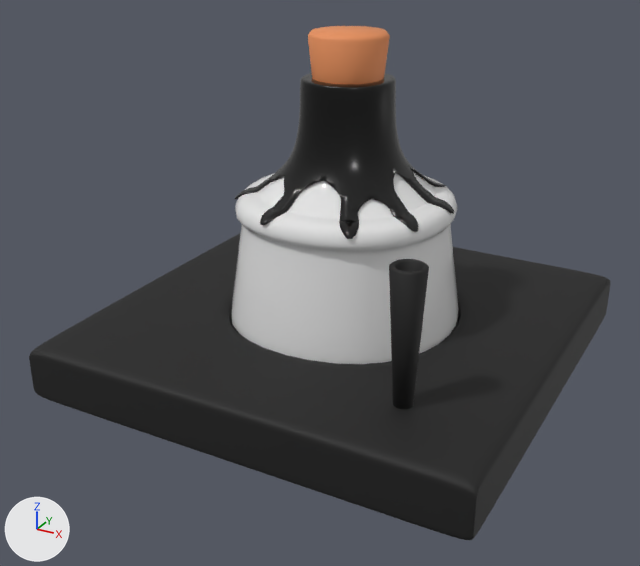
The FBX model Assets/TJS/BlenderSwap/ink.fbx as it was, and as the next commit left it.
The view is the same before and after, from a 50 mm camera at (0.0849, 2.1455, 0.1045) aimed at (-0.0021, 2.3037, 0.0255). The axes (+X, +Y, +Z) are drawn at lower left. The lights are the same throughout. Where no turn or scale is listed for an object, it has been applied to the vertices.
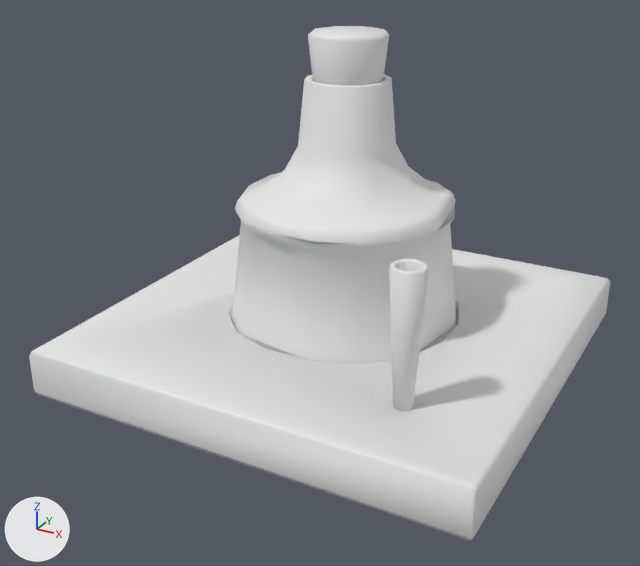
What differs and where, as boxes (x1, y1, x2, y2) in the pictures (640 x 566 px):
'Cube', recoloured, reshaped (black to white): (29, 26, 610, 540) in both
part 1 of me_cube_001, deleted (black): before (235, 73, 454, 239)
part 2 of me_cube_001, cut back: before (29, 26, 610, 540); after (305, 74, 392, 87)

The edits, one by one:
Material 'Metal' (mat_metal) changes colour from black #161616 to white #e7e7e7; in linear values from (0.00808, 0.00808, 0.00808) to (0.8, 0.8, 0.8).
Material 'Corck' (mat_corck) changes colour from orange #e7905b to white #e7e7e7; in linear values from (0.8, 0.279, 0.104) to (0.8, 0.8, 0.8).
me_cube_001 is used by ob_cube; location (-0.0002, 2.3125, 0.0098).
me_cube_001 had 22471 vertices, 22512 faces and spanned x -0.0502..0.0502, y -0.0502..0.0502, z -0.0065..0.069.
me_cube_001 no longer uses material mat_ink (black #000000).
me_cube_001 now has 607 vertices, 359 faces and spans x -0.0501..0.0501, y -0.0501..0.0501, z -0.0055..0.069.
me_cube_001 part 1: the loose piece of 13936 vertices spanning x -0.0219..0.0242, y -0.0235..0.022, z 0.0329..0.0596 is deleted.
me_cube_001 part 2: 6 vertices moved within x -0.0087..0.0087, y -0.0049..0.0087, z 0.0594..0.0595; 7928 vertices removed from x -0.0502..0.0502, y -0.0502..0.0502, z -0.0065..0.069.
me_cube_001 part 3: the surface is now shaded smooth.
